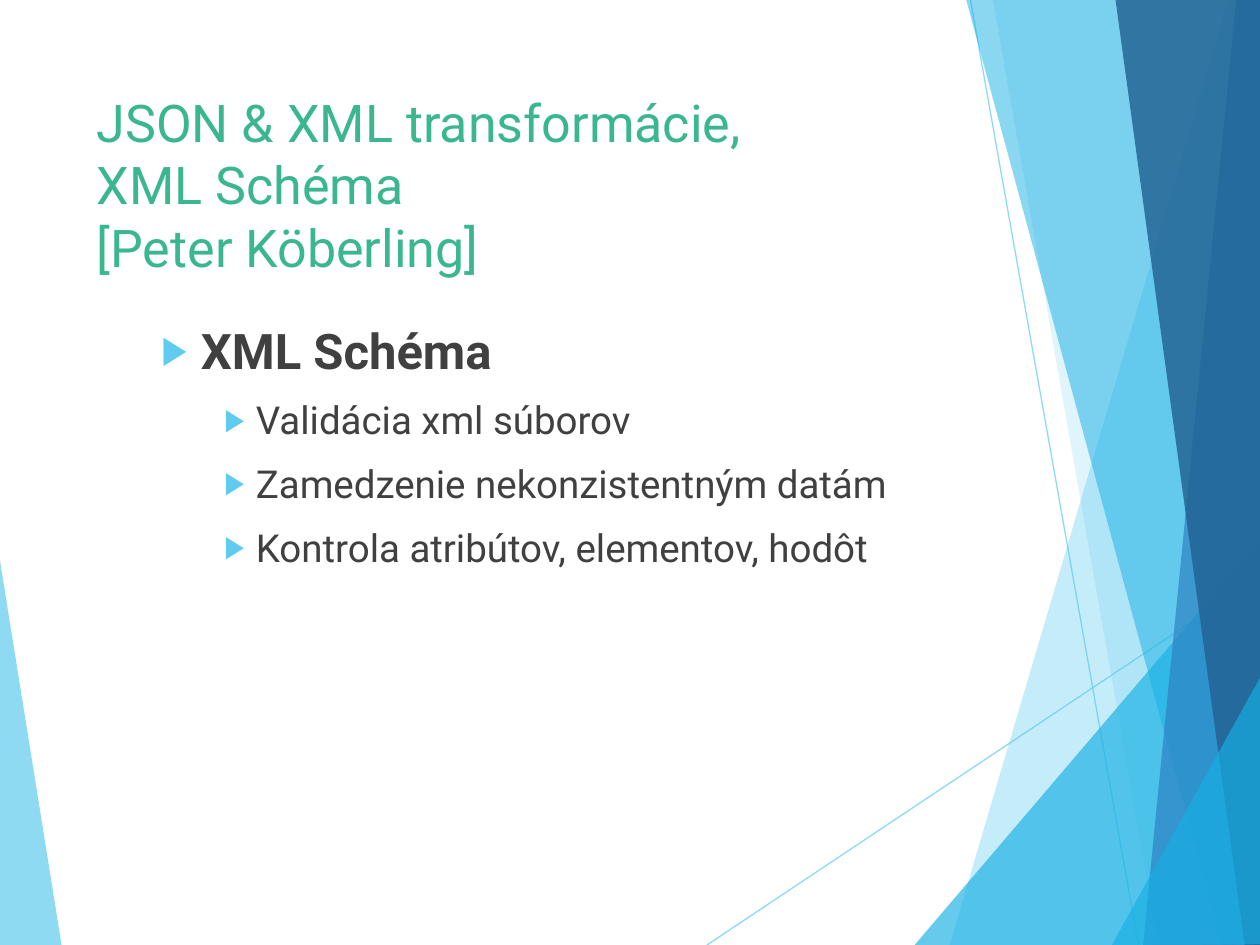
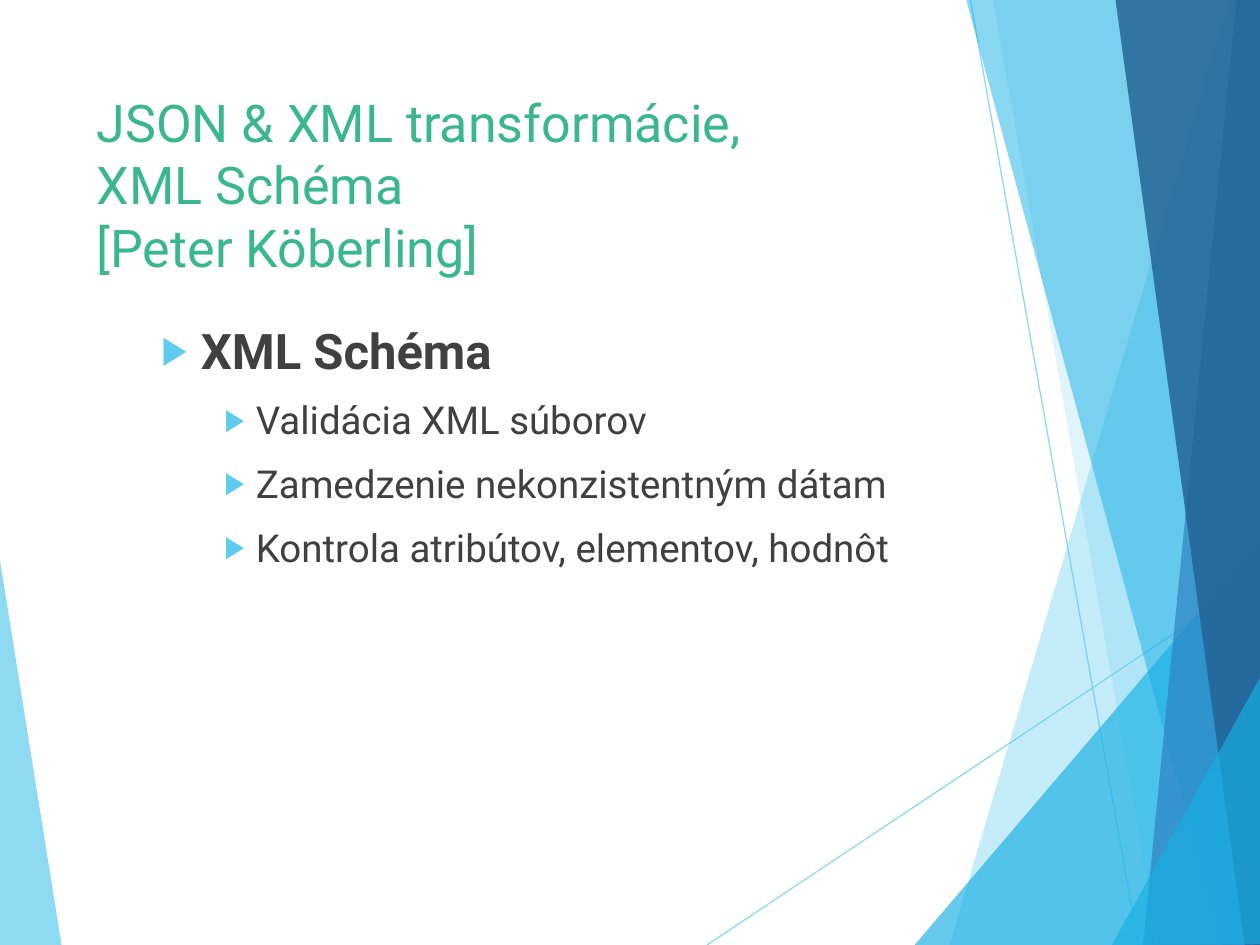
Before and after one commit to Suzii/pb138-cv_generator, a slide deck: slide 14 of defence/obhajoba.pptx (slide 15 before the commit). Drawn at 1260x945 pixels with LibreOffice and Linux fonts; fonts in the diff are those of the drawing. Boxes give left, top, right and bottom in pixels: in the first picture for what was removed or moved away, otherwise in the second. Text is boxed around its words. In the diff, an @@ line names an element or a change of style, - is before the commit and + after.

```diff
--- a/defence/obhajoba.pptx
+++ b/defence/obhajoba.pptx
@@ text at [256,405,888,568]: text changed @@
-    ▶ Validácia xml súborov
-    ▶ Zamedzenie nekonzistentným datám
-    ▶ Kontrola atribútov, elementov, hodôt
+    ▶ Validácia XML súborov
+    ▶ Zamedzenie nekonzistentným dátam
+    ▶ Kontrola atribútov, elementov, hodnôt
```
Also in this commit, not shown: 8 other slides changed, 2 other files.
